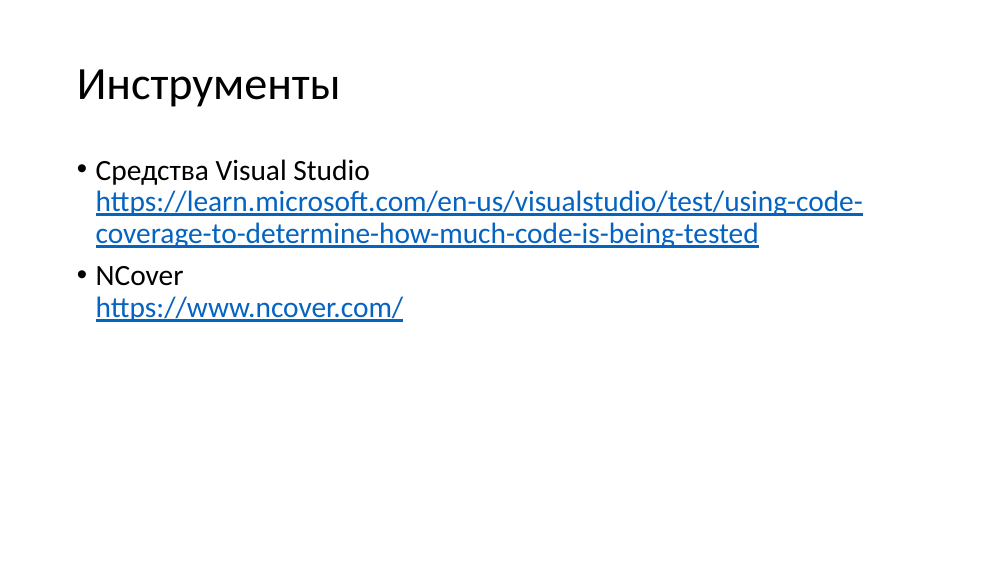
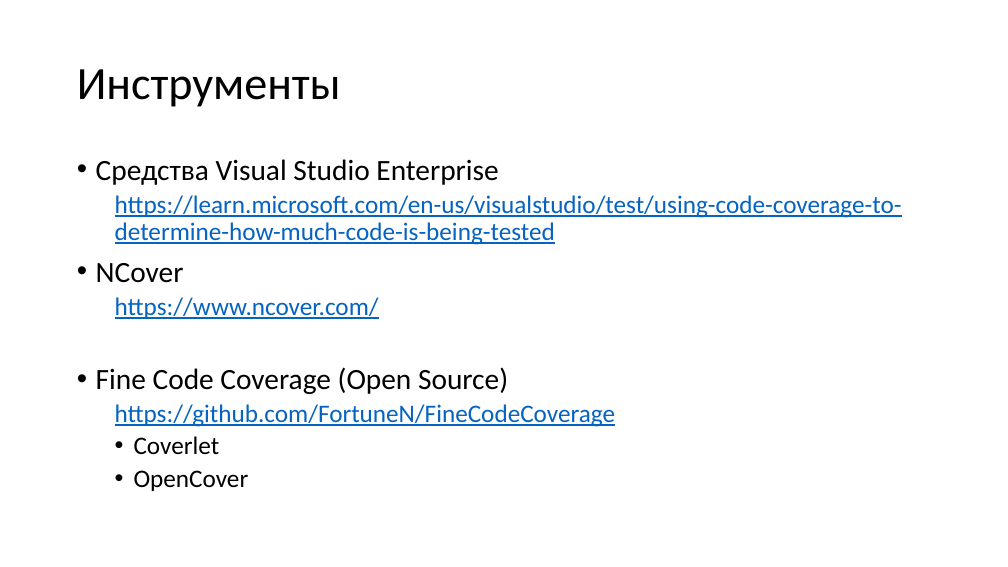
Before and after one commit to MihailRomanov/DevTools_Course, a slide deck: slide 36 of Lections/03_Unit_tests.pptx (slide 26 before the commit). Drawn at 1008x567 pixels with LibreOffice and Linux fonts; fonts in the diff are those of the drawing. Boxes give left, top, right and bottom in pixels: in the first picture for what was removed or moved away, otherwise in the second. Text is boxed around its words. In the diff, an @@ line names an element or a change of style, - is before the commit and + after.

```diff
--- a/Lections/03_Unit_tests.pptx
+++ b/Lections/03_Unit_tests.pptx
@@ text at (96,159,902,491): text changed; size 28 to 24 pt @@
-• Средства Visual Studio
-  https://learn.microsoft.com/en-us/visualstudio/test/using-code-coverage-to-determine-how-much-code-is-being-tested
-• NCover
-  https://www.ncover.com/
+• Средства Visual Studio Enterprise
+  https://learn.microsoft.com/en-us/visualstudio/test/using-code-coverage-to-determine-how-much-code-is-being-tested
+• NCover
+  https://www.ncover.com/
+• Fine Code Coverage (Open Source)
+  https://github.com/FortuneN/FineCodeCoverage
+  • Coverlet
+  • OpenCover
```
Also in this commit, not shown: 13 slides added, 5 other files.
